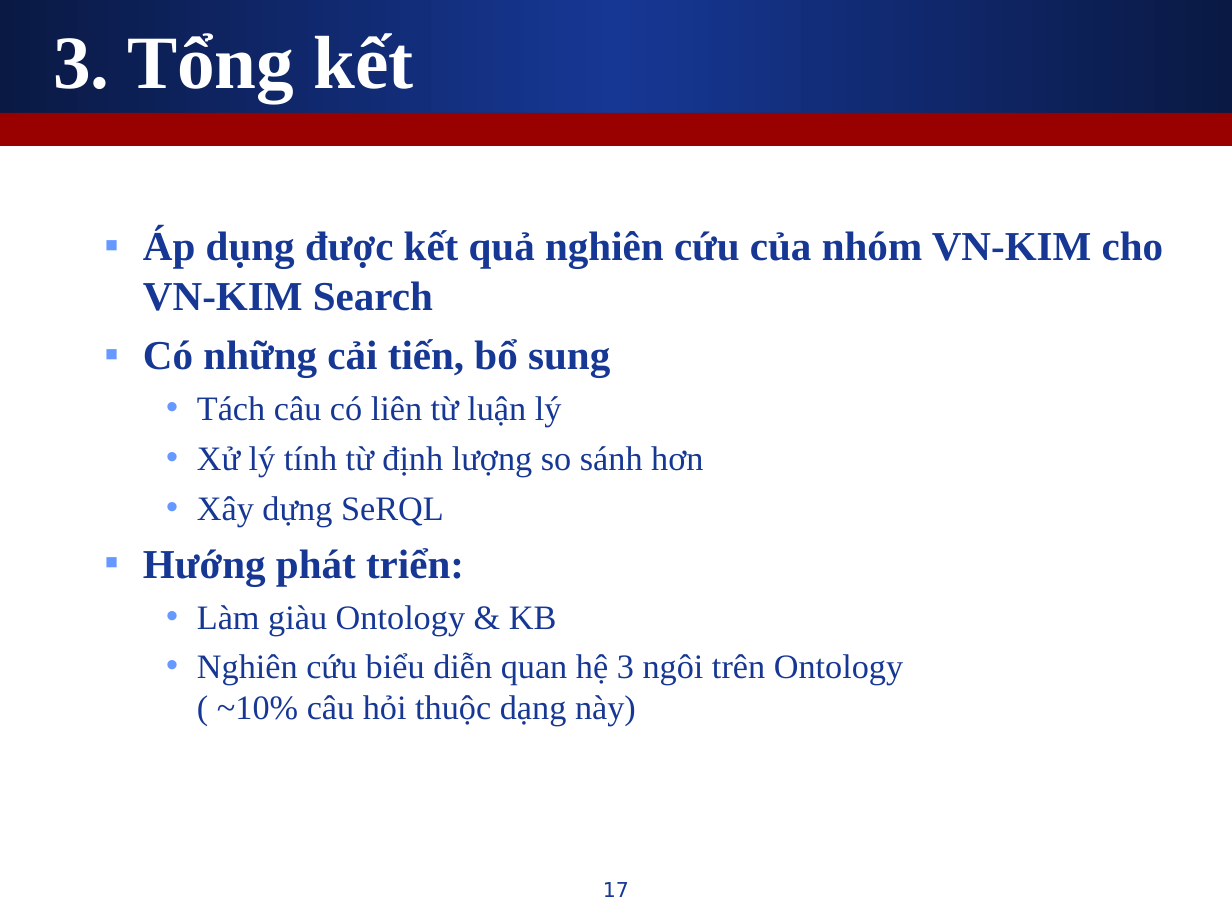
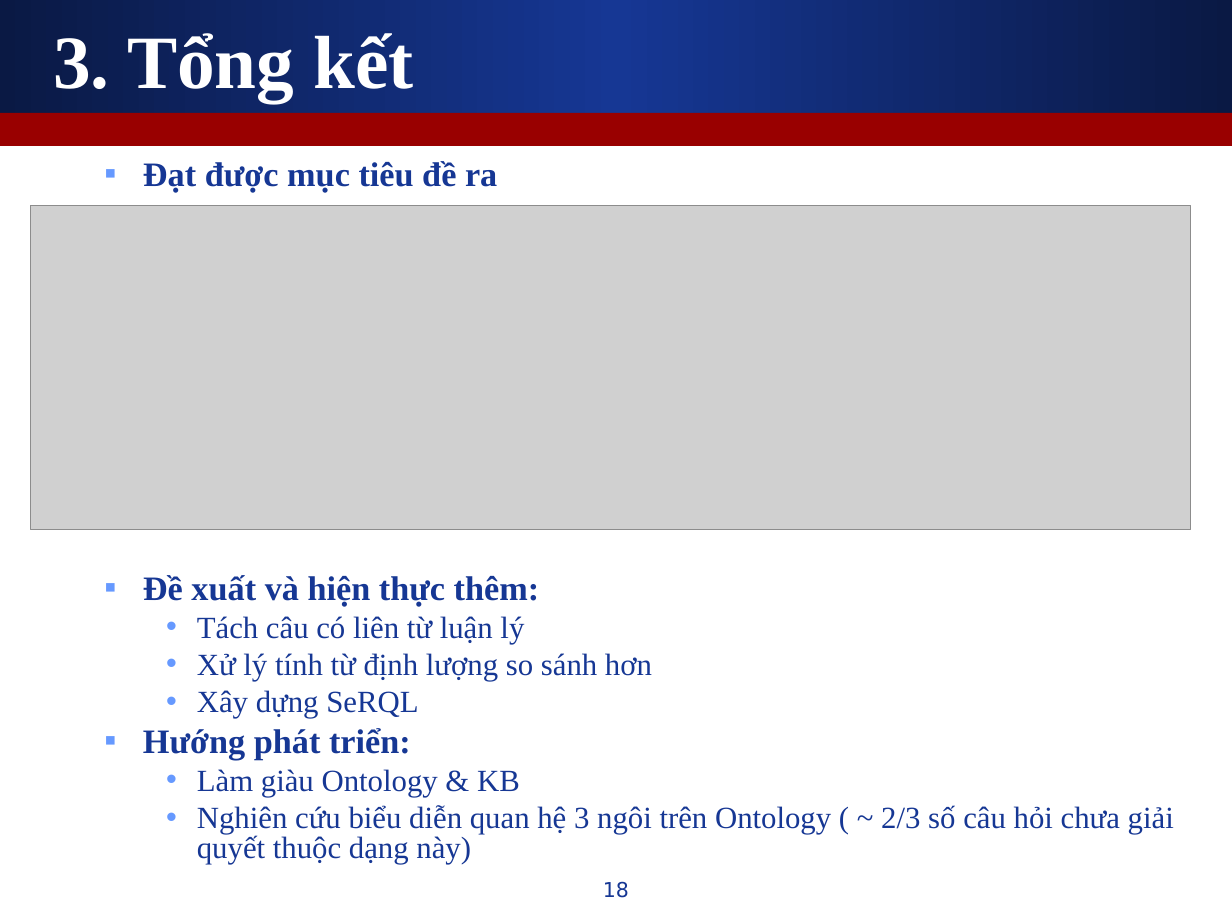
Before and after one commit to leaderwing/kt-kimres, a slide deck: slide 18 of note/[Thesis] Presentation.ppt (slide 17 before the commit). Drawn at 1232x924 pixels with LibreOffice and Linux fonts; fonts in the diff are those of the drawing; grey boxes stand for pictures. Boxes give left, top, right and bottom in pixels: in the first picture for what was removed or moved away, otherwise in the second. Text is boxed around its words. In the diff, an @@ line names an element or a change of style, - is before the commit and + after.

```diff
--- a/note/[Thesis] Presentation.ppt
+++ b/note/[Thesis] Presentation.ppt
@@ text at <box>143,161,540,607</box>: text changed; size 24 to 20 pt @@
-  ▪ Áp dụng được kết quả nghiên cứu của nhóm VN-KIM cho VN-KIM Search
-  ▪ Có những cải tiến, bổ sung
+  ▪ Đạt được mục tiêu đề ra
+  ▪ Đề xuất và hiện thực thêm:
@@ picture added at <box>31,206,1191,530</box> @@
@@ text at <box>143,616,652,797</box>: size 20 to 18 pt in "Tách câu có liên từ luận lý", "Xử lý tính từ định lượng so ...", "Xây dựng SeRQL", "Làm giàu Ontology & KB"; size 24 to 20 pt in "Hướng phát triển:"; line spacing 1 to 0.8; less space between paragraphs @@
@@ text at <box>197,805,1174,864</box>: text changed; size 20 to 18 pt @@
-    • Nghiên cứu biểu diễn quan hệ 3 ngôi trên Ontology
-      ( ~10% câu hỏi thuộc dạng này)
+    • Nghiên cứu biểu diễn quan hệ 3 ngôi trên Ontology ( ~ 2/3 số câu hỏi chưa giải quyết thuộc dạng này)
@@ page number at <box>603,881,629,898</box>: text changed @@
-17
+18
```
Also in this commit, not shown: 4 other slides changed, 2 slides added, 1 slide removed.
